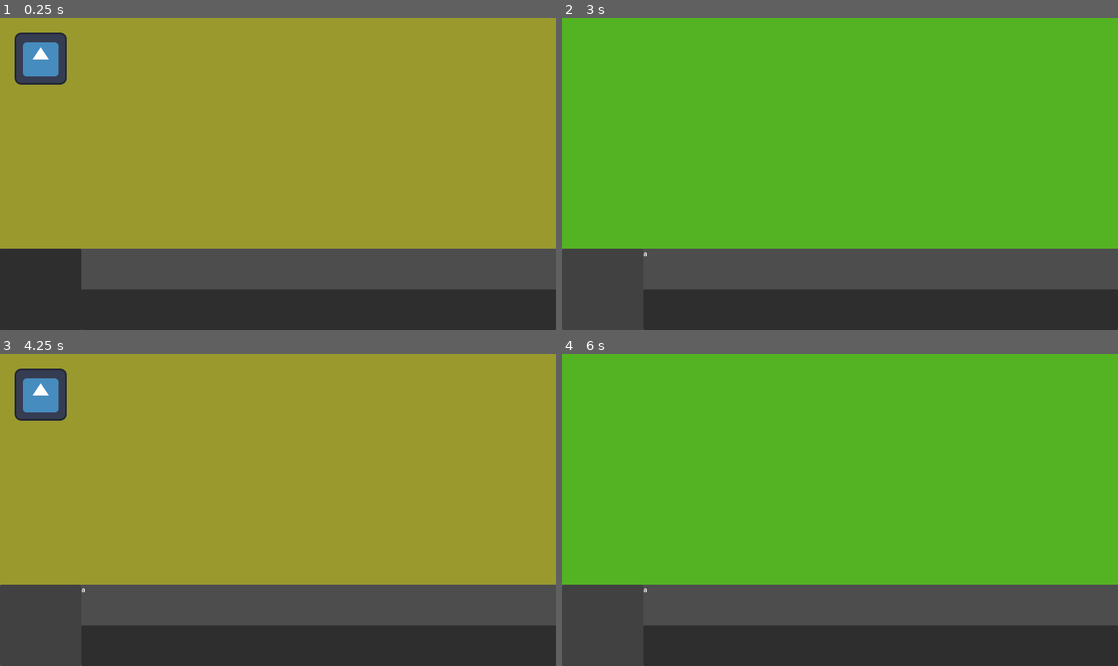
Above: before the commit, frames 1-4 (two rows, left to right).
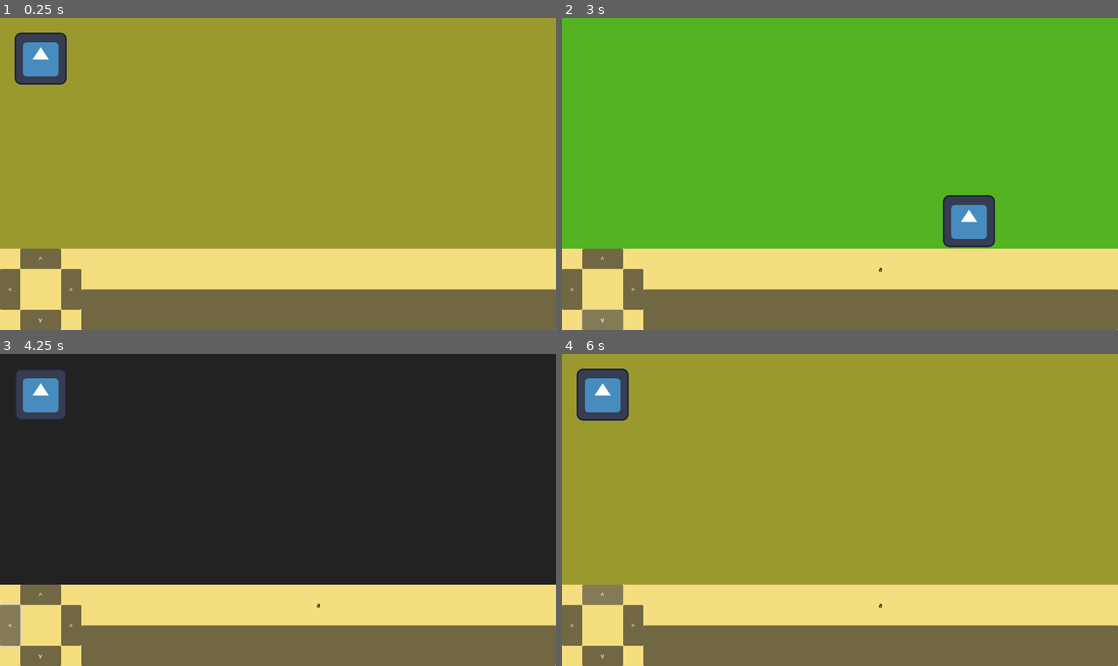
Above: after the commit, the same moments.

Repository: hanse237/SpartahackX-LER
Game: Godot game, scene res://main.tscn
The game is run twice, just before and just after one commit, with the same random seed, the same clock (stepped at 60 frames per second) and the same inputs. The engine's default icon, where the game draws it, is replaced by a stand-in: a white triangle on a blue panel in a dark square.
Inputs (mouse positions are in pixels of both pictures, inside the frame that each line leads up to):
- Up to frame 1 (0.25 s): no input
- Up to frame 2 (3 s): click (600, 289) at 0.52 s; click (600, 258) at 1.25 s, where only the run after the commit has a clickable "^"; click (878, 308) at 2 s; click (600, 320) at 2.75 s, where only the run after the commit has a clickable "v"
- Up to frame 3 (4.25 s): click (11, 625) at 3.5 s, where only the run after the commit has a clickable "<"
- Up to frame 4 (6 s): click (634, 625) at 4.25 s, where only the run after the commit has a clickable ">"; click (600, 625) at 5.02 s; click (600, 594) at 5.75 s, where only the run after the commit has a clickable "^"

The runs differ from the first frame. In frame 1, 26% of the frame differs, in the area x 0-100%, y 73-100%; in frame 2, 28%; in frame 3, 98%; in frame 4, 100%, in the area x 0-100%, y 0-100%.

Commit message:
Bedtime push

Diff:
--- /dev/null
+++ b/spartahack-ler/imageWindow.tscn
@@ -0,0 +1,8 @@
+[gd_scene load_steps=2 format=3 uid="uid://dkhhilqd0h6yq"]
+
+[ext_resource type="Script" path="res://image_window.gd" id="1_vfxm3"]
+
+[node name="Window" type="Window"]
+script = ExtResource("1_vfxm3")
+
+[node name="Sprite2D" type="Sprite2D" parent="."]
--- /dev/null
+++ b/spartahack-ler/image_window.gd
@@ -0,0 +1,12 @@
+extends Window
+@export var imagePath = ""
+
+
+# Called when the node enters the scene tree for the first time.
+func _ready() -> void:
+	Sprite2D.texture = load(imagePath)
+
+
+# Called every frame. 'delta' is the elapsed time since the previous frame.
+func _process(delta: float) -> void:
+	pass
--- a/spartahack-ler/main.gd
+++ b/spartahack-ler/main.gd
@@ -1,8 +1,14 @@
 extends Control
+@onready var directions = [$PanelContainer/ScreenOne,
+						   $PanelContainer/ScreenTwo,
+						   $PanelContainer/ScreenThree,
+						   $PanelContainer/ScreenFour]
+@onready var activePanel = $PanelContainer/ScreenOne
+@export var imageWindow : PackedScene
 
 # Called when the node enters the scene tree for the first time.
 func _ready() -> void:
-	$PanelContainer/Panel2/Node2D.connect("clicked", _on_clicked)
+	$PanelContainer/ScreenOne/Page1.connect("clicked", _on_clicked)
 
 
 # Called every frame. 'delta' is the elapsed time since the previous frame.
@@ -11,14 +17,50 @@
 
 
 func _on_button_pressed() -> void:
-	$PanelContainer/Panel.visible = not $PanelContainer/Panel.visible
-	$PanelContainer/Panel2.visible = not $PanelContainer/Panel2.visible
+	$Button.visible = false
+	$Label2.visible = false
+	$PanelContainer3.visible = false
+
+
+func _on_up_button_pressed() -> void:
+	set_active_panel(0)
+
+
+func _on_down_button_pressed() -> void:
+	set_active_panel(1)
+
+
+func _on_left_button_pressed() -> void:
+	set_active_panel(2)
+
+
+func _on_right_button_pressed() -> void:
+	set_active_panel(3)
+
+
+func set_active_panel(dir) -> void:
+	activePanel.visible = false
+	activePanel = directions[dir]
+	activePanel.visible = true
 
 
 func _on_button_2_pressed() -> void:
 	$Label.text += 'a'
 
 
-func _on_clicked(message, action) -> void:
-	if not action:
+func _on_clicked(message, active) -> void:
+	if not active:
 		$Label.text = message
+		return
+
+	match message:
+		"page1":
+			var page = imageWindow.instantiate()
+			page.imagePath = "res://icon.svg"
+			add_child.call_deferred(page)
+		"page2":
+			pass
+		"page3":
+			pass
+		"page4":
+			pass
--- a/spartahack-ler/main.tscn
+++ b/spartahack-ler/main.tscn
@@ -1,13 +1,25 @@
-[gd_scene load_steps=5 format=3 uid="uid://bpd5tcfc014ar"]
+[gd_scene load_steps=9 format=3 uid="uid://bpd5tcfc014ar"]
 
 [ext_resource type="Script" path="res://main.gd" id="1_5r1l3"]
 [ext_resource type="PackedScene" uid="uid://bt6f74qds3qxt" path="res://clickable.tscn" id="2_y4qq2"]
+
+[sub_resource type="StyleBoxFlat" id="StyleBoxFlat_sy6e2"]
+bg_color = Color(0.960784, 0.870588, 0.501961, 1)
 
 [sub_resource type="StyleBoxFlat" id="StyleBoxFlat_py5r4"]
 bg_color = Color(0.6, 0.6, 0.180392, 1)
 
 [sub_resource type="StyleBoxFlat" id="StyleBoxFlat_46tp8"]
 bg_color = Color(0.323693, 0.703659, 0.136759, 1)
+
+[sub_resource type="LabelSettings" id="LabelSettings_8pywh"]
+font_color = Color(0, 0, 0, 1)
+
+[sub_resource type="StyleBoxFlat" id="StyleBoxFlat_ilbky"]
+bg_color = Color(0, 0, 0, 1)
+
+[sub_resource type="LabelSettings" id="LabelSettings_a7sok"]
+font_size = 48
 
 [node name="Control" type="Control"]
 layout_mode = 3
@@ -17,34 +29,96 @@
 mouse_filter = 1
 script = ExtResource("1_5r1l3")
 
+[node name="PanelContainer2" type="PanelContainer" parent="."]
+layout_mode = 0
+offset_top = 568.0
+offset_right = 1366.0
+offset_bottom = 768.0
+
+[node name="UIBackground" type="Panel" parent="PanelContainer2"]
+layout_mode = 2
+theme_override_styles/panel = SubResource("StyleBoxFlat_sy6e2")
+
 [node name="PanelContainer" type="PanelContainer" parent="."]
 layout_mode = 0
 offset_right = 1366.0
 offset_bottom = 568.0
 mouse_filter = 1
 
-[node name="Panel2" type="Panel" parent="PanelContainer"]
+[node name="ScreenOne" type="Panel" parent="PanelContainer"]
 layout_mode = 2
 mouse_filter = 1
 theme_override_styles/panel = SubResource("StyleBoxFlat_py5r4")
 
-[node name="Node2D" parent="PanelContainer/Panel2" instance=ExtResource("2_y4qq2")]
+[node name="Page1" parent="PanelContainer/ScreenOne" instance=ExtResource("2_y4qq2")]
 position = Vector2(100, 100)
-message = "test"
+message = "page1"
+active = true
 imagePath = "res://icon.svg"
 
-[node name="Panel" type="Panel" parent="PanelContainer"]
+[node name="ScreenTwo" type="Panel" parent="PanelContainer"]
 visible = false
 layout_mode = 2
 mouse_filter = 1
 theme_override_styles/panel = SubResource("StyleBoxFlat_46tp8")
 
-[node name="Button" type="Button" parent="."]
+[node name="Page2" parent="PanelContainer/ScreenTwo" instance=ExtResource("2_y4qq2")]
+position = Vector2(1000, 500)
+message = "page2"
+active = true
+imagePath = "res://icon.svg"
+
+[node name="ScreenThree" type="Panel" parent="PanelContainer"]
+visible = false
+layout_mode = 2
+
+[node name="Page3" parent="PanelContainer/ScreenThree" instance=ExtResource("2_y4qq2")]
+position = Vector2(100, 100)
+message = "page3"
+active = true
+imagePath = "res://icon.svg"
+
+[node name="ScreenFour" type="Panel" parent="PanelContainer"]
+visible = false
+layout_mode = 2
+
+[node name="Page4" parent="PanelContainer/ScreenFour" instance=ExtResource("2_y4qq2")]
+position = Vector2(100, 100)
+message = "page4"
+active = true
+imagePath = "res://icon.svg"
+
+[node name="UpButton" type="Button" parent="."]
 clip_contents = true
 layout_mode = 0
+offset_left = 50.0
 offset_top = 568.0
+offset_right = 150.0
+offset_bottom = 618.0
+text = "^"
+
+[node name="DownButton" type="Button" parent="."]
+layout_mode = 0
+offset_left = 50.0
+offset_top = 718.0
+offset_right = 150.0
+offset_bottom = 768.0
+text = "v"
+
+[node name="LeftButton" type="Button" parent="."]
+layout_mode = 0
+offset_top = 618.0
+offset_right = 50.0
+offset_bottom = 718.0
+text = "<"
+
+[node name="RightButton" type="Button" parent="."]
+layout_mode = 0
+offset_left = 150.0
+offset_top = 618.0
 offset_right = 200.0
-offset_bottom = 768.0
+offset_bottom = 718.0
+text = ">"
 
 [node name="Button2" type="Button" parent="."]
 layout_mode = 0
@@ -59,6 +133,47 @@
 offset_top = 568.0
 offset_right = 1366.0
 offset_bottom = 668.0
+label_settings = SubResource("LabelSettings_8pywh")
+horizontal_alignment = 1
+vertical_alignment = 1
+autowrap_mode = 3
+text_overrun_behavior = 2
 
+[node name="PanelContainer3" type="PanelContainer" parent="."]
+visible = false
+layout_mode = 0
+offset_right = 1366.0
+offset_bottom = 768.0
+theme_override_styles/panel = SubResource("StyleBoxFlat_ilbky")
+
+[node name="TitleScreen" type="Panel" parent="PanelContainer3"]
+layout_mode = 2
+
+[node name="Label2" type="Label" parent="."]
+visible = false
+custom_minimum_size = Vector2(1366, 568)
+layout_mode = 2
+offset_right = 1366.0
+offset_bottom = 568.0
+text = "You find yourself in a strange room, filled with a strange script."
+label_settings = SubResource("LabelSettings_a7sok")
+horizontal_alignment = 1
+vertical_alignment = 1
+autowrap_mode = 3
+
+[node name="Button" type="Button" parent="."]
+visible = false
+layout_mode = 0
+offset_left = 483.0
+offset_top = 593.0
+offset_right = 883.0
+offset_bottom = 700.0
+theme_override_font_sizes/font_size = 72
+text = "Begin"
+
+[connection signal="pressed" from="UpButton" to="." method="_on_up_button_pressed"]
+[connection signal="pressed" from="DownButton" to="." method="_on_down_button_pressed"]
+[connection signal="pressed" from="LeftButton" to="." method="_on_left_button_pressed"]
+[connection signal="pressed" from="RightButton" to="." method="_on_right_button_pressed"]
+[connection signal="pressed" from="Button2" to="." method="_on_button_2_pressed"]
 [connection signal="pressed" from="Button" to="." method="_on_button_pressed"]
-[connection signal="pressed" from="Button2" to="." method="_on_button_2_pressed"]
Binary file added: spartahack-ler/page1.png
Not shown, added: spartahack-ler/page1.png.import
Binary file added: spartahack-ler/page2.png
Not shown, added: spartahack-ler/page2.png.import
Binary file added: spartahack-ler/page3.png
Not shown, added: spartahack-ler/page3.png.import
Binary file added: spartahack-ler/page4.png
Not shown, added: spartahack-ler/page4.png.import
